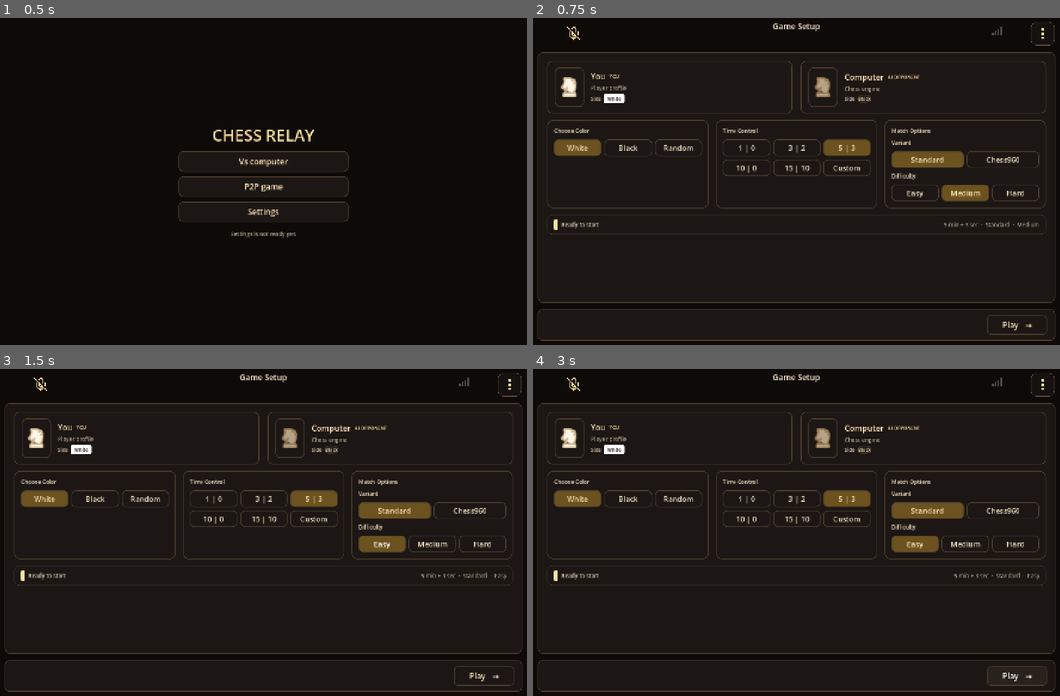
Above: before the commit, frames 1-4 (two rows, left to right).
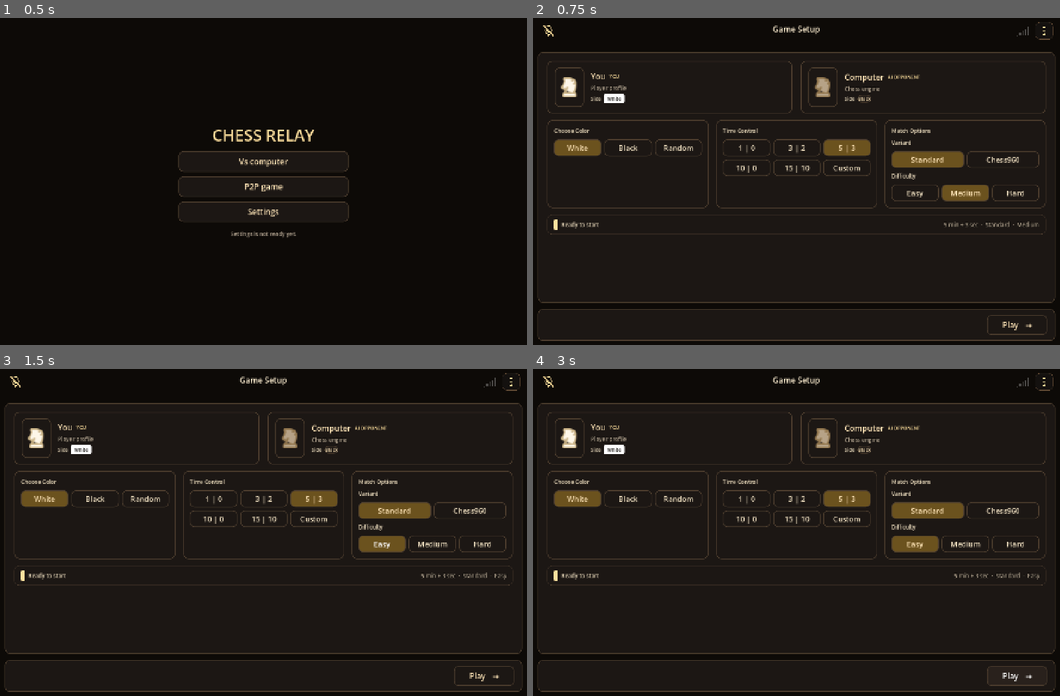
Above: after the commit, the same moments.

Repository: shedrackgodstime/chess-relay
Game: Godot game, scene res://src/ui/app/app_root.tscn
Same seed, same stepped clock (60 frames per second), same inputs: the game is played once before the commit and once after it.
Inputs:
- Up to frame 1 (0.5 s): no input
- Up to frame 2 (0.75 s): click "Vs computer" at 0.5 s
- Up to frame 3 (1.5 s): click "Easy" at 1.25 s
- Up to frame 4 (3 s): click "Easy" at 2 s; click "Play →" at 2.75 s

Frame 1 is identical in both runs. In frame 2, 0.3% of the frame differs, in the area x 1-99%, y 1-9%; in frame 3, 0.3%; in frame 4, 0.3%.

Commit message:
checkpoint

Diff:
--- a/src/ui/components/game_header/game_header.gd
+++ b/src/ui/components/game_header/game_header.gd
@@ -13,6 +13,12 @@
 	"res://src/ui/components/game_header/icons/mic_signal.svg")
 const MIC_LIVE_ICON: Texture2D = preload(
 	"res://src/ui/components/game_header/icons/mic.svg")
+
+const EDGE_INSET := 24.0
+const CONTROL_SIZE := 48.0
+const TITLE_MAX_WIDTH := 320.0
+const TITLE_LEFT_RESERVED := 88.0
+const TITLE_RIGHT_RESERVED := 140.0
 
 @export_group("Content")
 @export var center_text := ""
@@ -40,8 +46,15 @@
 	_menu_button.pressed.connect(_on_menu_pressed)
 	_apply_visibility()
 	_center_label.text = center_text
+	_center_label.text_overrun_behavior = TextServer.OVERRUN_TRIM_ELLIPSIS
+	_update_layout()
 	set_voice_state(VoiceState.OFF)
 	set_network_state(NetworkState.IDLE)
+
+
+func _notification(what: int) -> void:
+	if what == NOTIFICATION_RESIZED and is_node_ready():
+		_update_layout()
 
 
 ## Sets which parts of this header are present in the current screen context.
@@ -97,6 +110,40 @@
 	_menu_button.visible = show_menu_button
 
 
+func _update_layout() -> void:
+	_voice_cluster.position = Vector2(EDGE_INSET, 16.0)
+	_voice_cluster.size = Vector2(CONTROL_SIZE, CONTROL_SIZE)
+	_mic_button.custom_minimum_size = Vector2(CONTROL_SIZE, CONTROL_SIZE)
+	_mic_glyph.offset_left = 8.0
+	_mic_glyph.offset_top = 8.0
+	_mic_glyph.offset_right = -8.0
+	_mic_glyph.offset_bottom = -8.0
+	_remote_speaking_dot.position = Vector2(36.0, 36.0)
+	_remote_speaking_dot.size = Vector2(11.0, 11.0)
+	_menu_button.custom_minimum_size = Vector2(CONTROL_SIZE, CONTROL_SIZE)
+	_menu_button.offset_left = -72.0
+	_menu_button.offset_top = 16.0
+	_menu_button.offset_right = -EDGE_INSET
+	_menu_button.offset_bottom = 64.0
+	_network_indicator.offset_left = -124.0
+	_network_indicator.offset_top = -18.0
+	_network_indicator.offset_right = -88.0
+	_network_indicator.offset_bottom = 18.0
+	var title_width := minf(
+		TITLE_MAX_WIDTH,
+		maxf(0.0, size.x - TITLE_LEFT_RESERVED - TITLE_RIGHT_RESERVED)
+	)
+	var available_width := maxf(0.0, size.x - TITLE_LEFT_RESERVED - TITLE_RIGHT_RESERVED)
+	var title_center := size.x * 0.5
+	if available_width < TITLE_MAX_WIDTH:
+		title_center = (TITLE_LEFT_RESERVED + size.x - TITLE_RIGHT_RESERVED) * 0.5
+	var center_offset := title_center - size.x * 0.5
+	_center_label.offset_left = center_offset - title_width * 0.5
+	_center_label.offset_top = 20.0
+	_center_label.offset_right = center_offset + title_width * 0.5
+	_center_label.offset_bottom = 60.0
+
+
 func _on_mic_pressed() -> void:
 	voice_toggle_requested.emit()
 
--- a/src/ui/components/game_header/game_header.tscn
+++ b/src/ui/components/game_header/game_header.tscn
@@ -16,10 +16,10 @@
 [node name="VoiceCluster" type="Control" parent="."]
 unique_name_in_owner = true
 layout_mode = 0
-offset_left = 84.0
+offset_left = 24.0
 offset_top = 16.0
-offset_right = 148.0
-offset_bottom = 80.0
+offset_right = 72.0
+offset_bottom = 64.0
 mouse_filter = 2
 
 [node name="MicLiveRing" type="Panel" parent="VoiceCluster"]
@@ -33,7 +33,7 @@
 
 [node name="MicButton" type="Button" parent="VoiceCluster"]
 unique_name_in_owner = true
-custom_minimum_size = Vector2(64, 64)
+custom_minimum_size = Vector2(48, 48)
 layout_mode = 0
 anchor_right = 1.0
 anchor_bottom = 1.0
@@ -46,10 +46,10 @@
 layout_mode = 0
 anchor_right = 1.0
 anchor_bottom = 1.0
-offset_left = 12.0
-offset_top = 12.0
-offset_right = -12.0
-offset_bottom = -12.0
+offset_left = 8.0
+offset_top = 8.0
+offset_right = -8.0
+offset_bottom = -8.0
 mouse_filter = 2
 texture = ExtResource("4_mic_off")
 expand_mode = 1
@@ -59,10 +59,10 @@
 unique_name_in_owner = true
 visible = false
 layout_mode = 0
-offset_left = 50.0
-offset_top = 50.0
-offset_right = 61.0
-offset_bottom = 61.0
+offset_left = 36.0
+offset_top = 36.0
+offset_right = 47.0
+offset_bottom = 47.0
 mouse_filter = 2
 theme_type_variation = &"RemoteSpeakingDot"
 
@@ -72,23 +72,23 @@
 anchor_left = 0.5
 anchor_right = 0.5
 offset_left = -160.0
-offset_top = 12.0
+offset_top = 20.0
 offset_right = 160.0
-offset_bottom = 52.0
+offset_bottom = 60.0
 mouse_filter = 2
 theme_type_variation = &"HeaderCenterText"
 horizontal_alignment = 1
 
 [node name="MenuButton" type="Button" parent="."]
 unique_name_in_owner = true
-custom_minimum_size = Vector2(64, 64)
+custom_minimum_size = Vector2(48, 48)
 layout_mode = 0
 anchor_left = 1.0
 anchor_right = 1.0
-offset_left = -84.0
+offset_left = -68.0
 offset_top = 16.0
 offset_right = -20.0
-offset_bottom = 80.0
+offset_bottom = 64.0
 tooltip_text = "Game menu"
 theme_type_variation = &"HeaderMenuButton"
 
@@ -96,10 +96,10 @@
 layout_mode = 0
 anchor_right = 1.0
 anchor_bottom = 1.0
-offset_left = 12.0
-offset_top = 12.0
-offset_right = -12.0
-offset_bottom = -12.0
+offset_left = 8.0
+offset_top = 8.0
+offset_right = -8.0
+offset_bottom = -8.0
 mouse_filter = 2
 texture = ExtResource("3_menu")
 expand_mode = 1
@@ -113,8 +113,8 @@
 anchor_top = 0.5
 anchor_right = 1.0
 anchor_bottom = 0.5
-offset_left = -198.0
+offset_left = -124.0
 offset_top = -18.0
-offset_right = -162.0
+offset_right = -88.0
 offset_bottom = 18.0
 script = ExtResource("2_network")
--- a/src/ui/theme/chess_relay_theme.tres
+++ b/src/ui/theme/chess_relay_theme.tres
@@ -108,10 +108,10 @@
 border_width_right = 1
 border_width_bottom = 1
 border_color = Color(0.45, 0.34, 0.24, 0.55)
-corner_radius_top_left = 14
-corner_radius_top_right = 14
-corner_radius_bottom_right = 14
-corner_radius_bottom_left = 14
+corner_radius_top_left = 12
+corner_radius_top_right = 12
+corner_radius_bottom_right = 12
+corner_radius_bottom_left = 12
 
 [sub_resource type="StyleBoxFlat" id="header_menu_hover"]
 bg_color = Color(0.16, 0.13, 0.11, 1)
@@ -120,10 +120,10 @@
 border_width_right = 1
 border_width_bottom = 1
 border_color = Color(0.45, 0.34, 0.24, 0.55)
-corner_radius_top_left = 14
-corner_radius_top_right = 14
-corner_radius_bottom_right = 14
-corner_radius_bottom_left = 14
+corner_radius_top_left = 12
+corner_radius_top_right = 12
+corner_radius_bottom_right = 12
+corner_radius_bottom_left = 12
 
 [sub_resource type="StyleBoxFlat" id="header_menu_pressed"]
 bg_color = Color(0.26, 0.2, 0.15, 1)
@@ -132,10 +132,10 @@
 border_width_right = 1
 border_width_bottom = 1
 border_color = Color(0.45, 0.34, 0.24, 0.55)
-corner_radius_top_left = 14
-corner_radius_top_right = 14
-corner_radius_bottom_right = 14
-corner_radius_bottom_left = 14
+corner_radius_top_left = 12
+corner_radius_top_right = 12
+corner_radius_bottom_right = 12
+corner_radius_bottom_left = 12
 
 [sub_resource type="StyleBoxFlat" id="mic_live_ring"]
 bg_color = Color(0, 0, 0, 0)
Not shown, changed: docs/architecture/game_header.md
